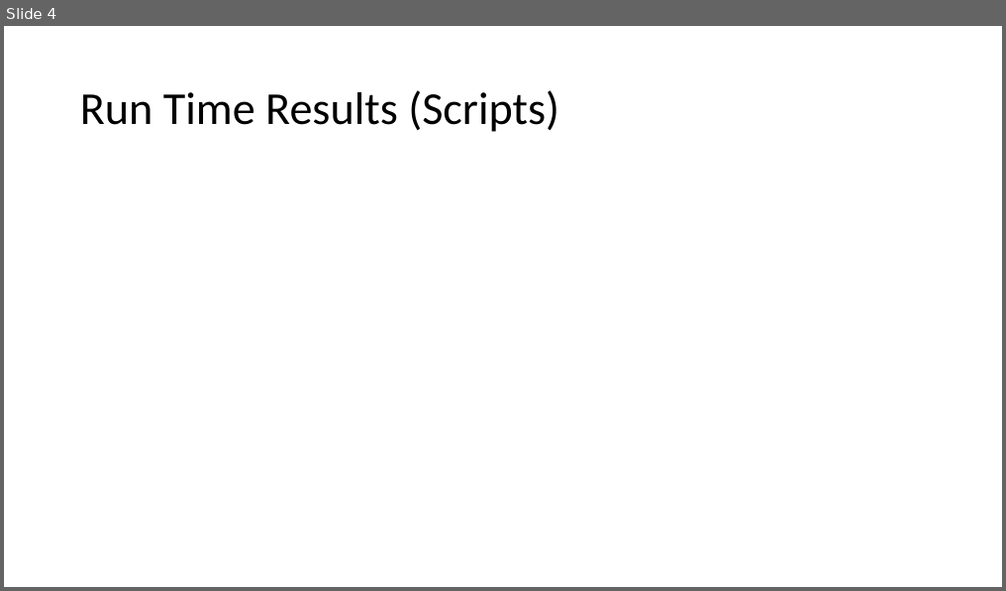
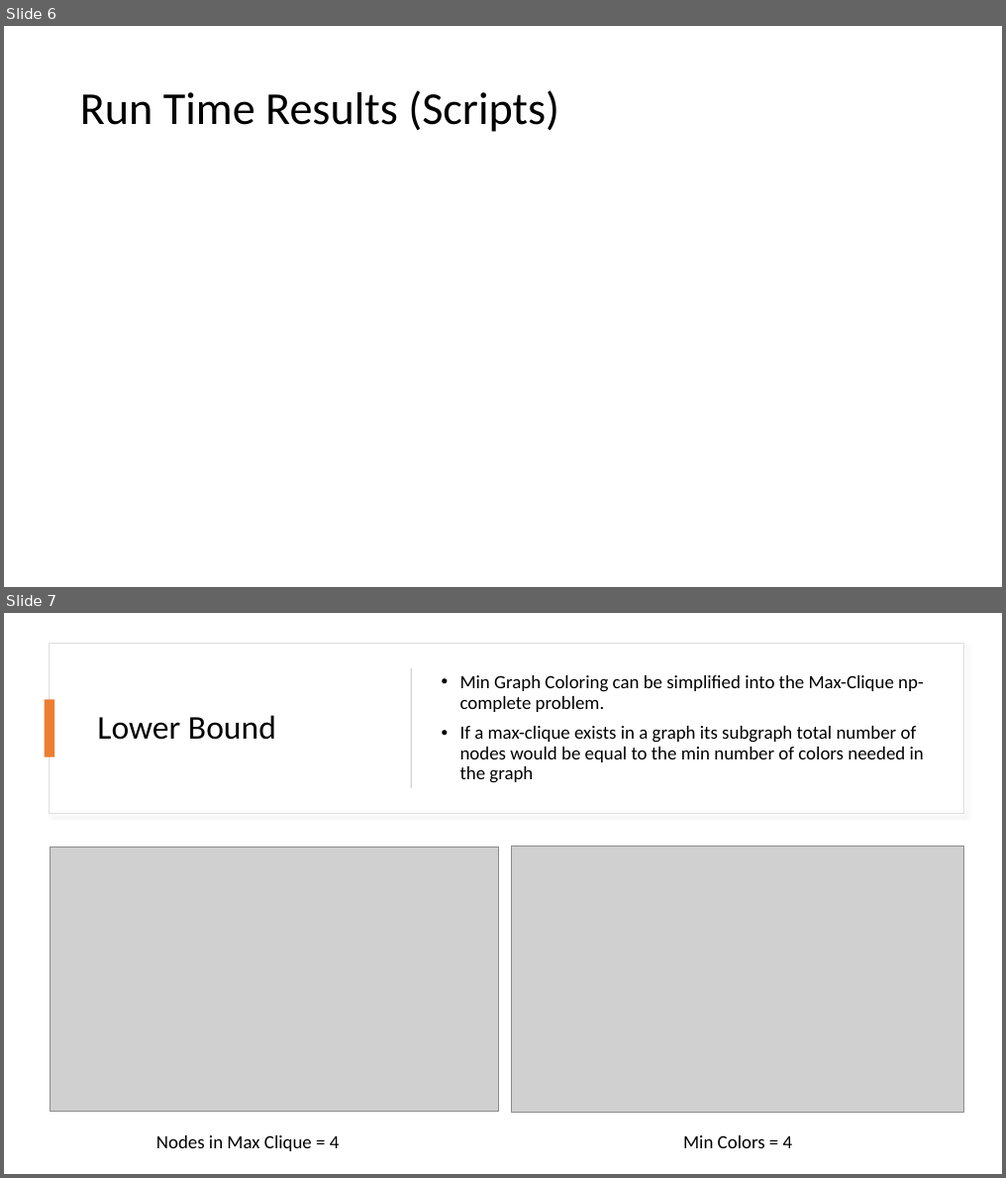
Before and after one commit to smit36jm/CS412-NP_COMPLETE, a slide deck: presentations/Approx Presentation.pptx. Shown one above the other, each under a label of ours: slide 4 before the commit, slides 6 and 7 after it. The pictures are 1006x591 and 1006x1178 pixels, drawn with LibreOffice and Linux fonts; fonts in the diff are those of the drawing; grey boxes stand for pictures. Boxes give left, top, right and bottom in pixels: in the first picture for what was removed or moved away, otherwise in the second. Text is boxed around its words. In the diff, an @@ line names an element or a change of style, - is before the commit and + after.

```diff
--- a/presentations/Approx Presentation.pptx
+++ b/presentations/Approx Presentation.pptx
@@ slide 7 added at box(4, 613, 1002, 1174), background #FFFFFF @@
@@ rectangle added at box(50, 643, 963, 814), fill #FFFFFF, outline #DEDEDE 1 pt @@
@@ rectangle added at box(411, 668, 412, 788), fill #D5D5D5 @@
@@ rectangle added at box(45, 700, 54, 758), fill #ED7D31 @@
@@ text added at box(460, 675, 924, 783), 18 pt, text #000000 @@
+• Min Graph Coloring can be simplified into the Max-Clique np-complete problem.
+• If a max-clique exists in a graph its subgraph total number of nodes would be equal to the min number of colors needed in the graph
@@ title added at box(97, 715, 276, 740), 32 pt, text #000000 @@
+Lower Bound
@@ picture added at box(50, 847, 498, 1112) @@
@@ picture added at box(512, 846, 963, 1112) @@
@@ text added at box(156, 1136, 340, 1152), 18 pt, text #000000 @@
+Nodes in Max Clique = 4
@@ text added at box(683, 1136, 793, 1149), 18 pt, text #000000 @@
+Min Colors = 4
@@ what was slide 4 is now slide 6 @@
```
Also in this commit, not shown: 2 slides changed, 3 other slides added, 2 slides removed.
